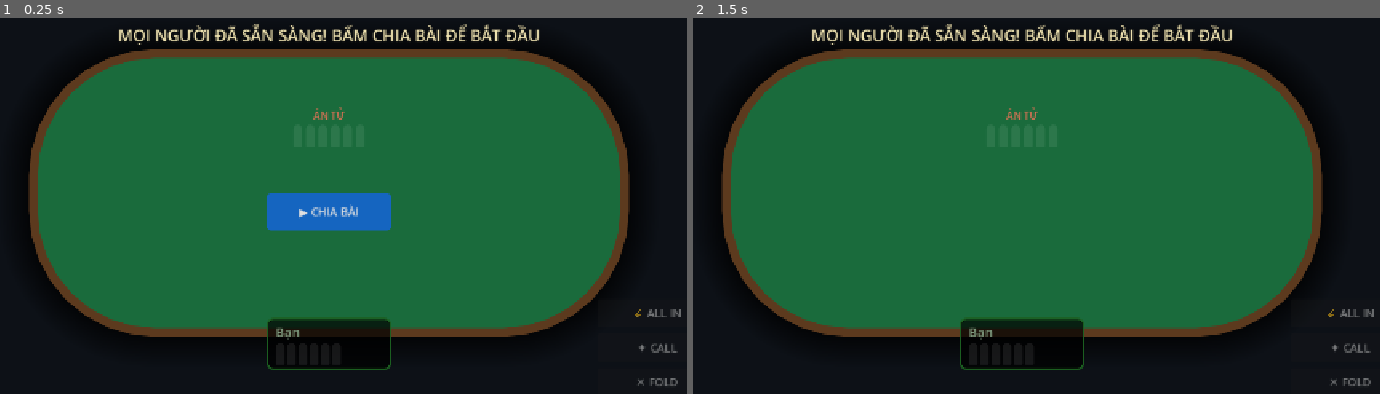
Above: before the commit, frames 1-2 (left to right).
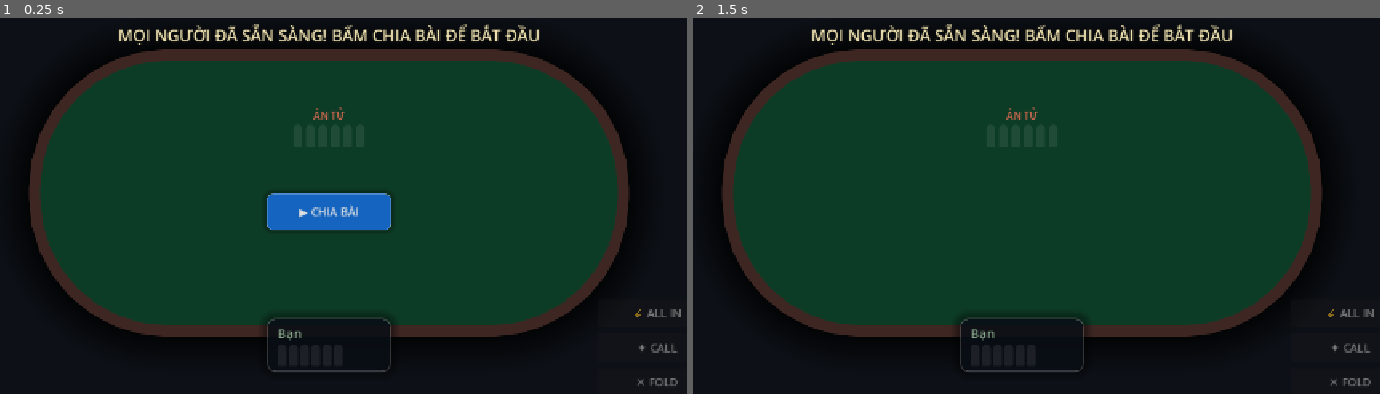
Above: after the commit, the same moments.

Repository: tquoc00/PokerGame
Game: Godot game, scene res://scenes/main/Table.tscn
The game is run twice, just before and just after one commit, with the same random seed, the same clock (stepped at 60 frames per second) and the same inputs. This scene is started directly instead of the project's main scene.
Inputs (mouse positions are in pixels of both pictures, inside the frame that each line leads up to):
- Up to frame 1 (0.25 s): no input
- Up to frame 2 (1.5 s): click "▶ CHIA BÀI" at 0.5 s; tap Enter at 1.25 s; move the mouse to (1201, 172) at 1.27 s

The runs differ from the first frame. In frame 1, 59% of the frame differs, in the area x 4-92%, y 8-95%; in frame 2, 61%.
Error before the commit: Out of bounds get index '0' (on base: 'Array') (res://scripts/core/PokerGameManager.gd:247)
Error after the commit: Out of bounds get index '0' (on base: 'Array') (res://scripts/core/PokerGameManager.gd:270)

Commit message:
Complete graphical redesign with mahogany poker table, glassmorphism UI, neon active glow, and sci-fi glowing bullet meters

Diff:
--- a/scripts/core/PokerGameManager.gd
+++ b/scripts/core/PokerGameManager.gd
@@ -47,15 +47,15 @@
 	bg.set_anchors_preset(Control.PRESET_FULL_RECT)
 	add_child(bg)
 
-	# Table
+	# Table (Bàn chơi phong cách Premium Mahogany Wood)
 	var table_panel = Panel.new()
 	var ts = StyleBoxFlat.new()
-	ts.bg_color = Color("#1a6b3c")
-	ts.corner_radius_top_left = 200; ts.corner_radius_top_right = 200
-	ts.corner_radius_bottom_left = 200; ts.corner_radius_bottom_right = 200
-	ts.border_width_left = 14; ts.border_width_right = 14; ts.border_width_top = 14; ts.border_width_bottom = 14
-	ts.border_color = Color("#5c3a1e")
-	ts.shadow_size = 50; ts.shadow_color = Color(0, 0, 0, 0.7)
+	ts.bg_color = Color("#0d3c26") # Màu xanh lá đậm sang trọng của sòng bài
+	ts.corner_radius_top_left = 220; ts.corner_radius_top_right = 220
+	ts.corner_radius_bottom_left = 220; ts.corner_radius_bottom_right = 220
+	ts.border_width_left = 18; ts.border_width_right = 18; ts.border_width_top = 18; ts.border_width_bottom = 18
+	ts.border_color = Color("#3e2723") # Viền gỗ Mahogany đánh bóng
+	ts.shadow_size = 60; ts.shadow_color = Color(0, 0, 0, 0.75)
 	table_panel.add_theme_stylebox_override("panel", ts)
 	table_panel.size = Vector2(960, 460)
 	table_panel.position = Vector2(160, 130)
@@ -148,9 +148,12 @@
 func _create_player_ui(peer_id: int, p_name: String, pos: Vector2, accent: Color):
 	var panel = PanelContainer.new()
 	var ps = StyleBoxFlat.new()
-	ps.bg_color = Color(0, 0, 0, 0.7); ps.border_width_left = 3; ps.border_width_right = 3; ps.border_width_top = 3; ps.border_width_bottom = 3
-	ps.border_color = accent; ps.corner_radius_top_left = 10; ps.corner_radius_top_right = 10; ps.corner_radius_bottom_left = 10; ps.corner_radius_bottom_right = 10
-	ps.content_margin_left = 15; ps.content_margin_right = 15; ps.content_margin_top = 8; ps.content_margin_bottom = 8
+	ps.bg_color = Color(0.04, 0.06, 0.09, 0.8) # Glassmorphic dark blue
+	ps.border_width_left = 2; ps.border_width_right = 2; ps.border_width_top = 2; ps.border_width_bottom = 2
+	ps.border_color = Color(1, 1, 1, 0.12)
+	ps.corner_radius_top_left = 14; ps.corner_radius_top_right = 14; ps.corner_radius_bottom_left = 14; ps.corner_radius_bottom_right = 14
+	ps.content_margin_left = 18; ps.content_margin_right = 18; ps.content_margin_top = 10; ps.content_margin_bottom = 10
+	ps.shadow_size = 15; ps.shadow_color = Color(0, 0, 0, 0.4)
 	panel.add_theme_stylebox_override("panel", ps)
 	panel.position = pos
 	panel.size = Vector2(200, 80)
@@ -172,13 +175,29 @@
 
 	var total_b = 0
 	if NetworkManager.players.has(peer_id): total_b = NetworkManager.players[peer_id].total_bullets
-	_draw_bullets(hbox, total_b, Color("#ffc107"))
+	_draw_bullets(hbox, total_b, Color("#ffb300")) # Glow màu vàng đạn neon cực ngầu
 
 func _create_btn(text: String, color: Color) -> Button:
 	var btn = Button.new(); btn.text = text; btn.custom_minimum_size = Vector2(180, 45)
-	var s = StyleBoxFlat.new(); s.bg_color = color; s.corner_radius_top_left = 8; s.corner_radius_top_right = 8; s.corner_radius_bottom_left = 8; s.corner_radius_bottom_right = 8
-	var h = s.duplicate(); h.bg_color = color.lightened(0.15)
-	btn.add_theme_stylebox_override("normal", s); btn.add_theme_stylebox_override("hover", h); btn.add_theme_font_size_override("font_size", 18)
+	var s = StyleBoxFlat.new(); s.bg_color = color
+	s.border_width_left = 1; s.border_width_right = 1; s.border_width_top = 1; s.border_width_bottom = 1
+	s.border_color = Color(1, 1, 1, 0.15)
+	s.corner_radius_top_left = 10; s.corner_radius_top_right = 10; s.corner_radius_bottom_left = 10; s.corner_radius_bottom_right = 10
+	s.shadow_size = 8; s.shadow_color = Color(0, 0, 0, 0.3)
+
+	var h = s.duplicate()
+	h.bg_color = color.lightened(0.12)
+	h.border_color = Color(1, 1, 1, 0.3)
+	h.shadow_size = 12; h.shadow_color = color
+	h.shadow_color.a = 0.2
+
+	var p = s.duplicate()
+	p.bg_color = color.darkened(0.15)
+
+	btn.add_theme_stylebox_override("normal", s)
+	btn.add_theme_stylebox_override("hover", h)
+	btn.add_theme_stylebox_override("pressed", p)
+	btn.add_theme_font_size_override("font_size", 18)
 	return btn
 
 func _draw_bullets(container: HBoxContainer, count: int, color: Color):
@@ -188,8 +207,12 @@
 		var s = StyleBoxFlat.new(); s.corner_radius_top_left = 8; s.corner_radius_top_right = 8; s.corner_radius_bottom_left = 2; s.corner_radius_bottom_right = 2
 		if i < count:
 			s.bg_color = color
+			s.shadow_size = 6
+			s.shadow_color = color
+			s.shadow_color.a = 0.35 # Hiệu ứng phát sáng dạ quang neon
 		else:
 			s.bg_color = Color(1, 1, 1, 0.08)
+			s.shadow_size = 0
 		bullet.add_theme_stylebox_override("panel", s)
 		container.add_child(bullet)
 
@@ -408,9 +431,17 @@
 	for pid in player_panels:
 		var ps = player_panels[pid].panel.get_theme_stylebox("panel") as StyleBoxFlat
 		if pid == turn_id:
-			ps.border_color = Color.GREEN
+			# Viền phát sáng neon cực đẹp khi tới lượt!
+			ps.border_color = Color("#00e676") # Neon Green
+			ps.shadow_size = 20
+			ps.shadow_color = Color(0, 0.9, 0.46, 0.35)
 		else:
-			ps.border_color = Color("#b71c1c") if pid != multiplayer.get_unique_id() else Color("#1b5e20")
+			var is_me = (pid == multiplayer.get_unique_id())
+			ps.border_color = Color("#1b5e20") if is_me else Color("#b71c1c")
+			ps.border_color = ps.border_color.darkened(0.2)
+			ps.border_color.a = 0.4
+			ps.shadow_size = 8
+			ps.shadow_color = Color(0, 0, 0, 0.4)
 
 	if turn_id == multiplayer.get_unique_id():
 		info_label.text = "LƯỢT CỦA BẠN!"
--- a/scripts/ui/MainMenu.gd
+++ b/scripts/ui/MainMenu.gd
@@ -7,28 +7,49 @@
 var start_btn: Button
 
 func _ready():
-	# Xóa UI cũ
+	# Xóa UI cũ (giữ lại background nếu có)
 	for c in get_children():
 		if c.name != "ColorRect" and c.name != "Title" and c.name != "Subtitle":
 			c.queue_free()
 
-	# --- Màn hình chọn ---
+	# --- THIẾT KẾ PHONG CÁCH GLASSMORPHISM SIÊU CAO CẤP ---
+	var input_normal = StyleBoxFlat.new()
+	input_normal.bg_color = Color(1, 1, 1, 0.04)
+	input_normal.border_width_left = 1; input_normal.border_width_right = 1; input_normal.border_width_top = 1; input_normal.border_width_bottom = 1
+	input_normal.border_color = Color(1, 1, 1, 0.12)
+	input_normal.corner_radius_top_left = 8; input_normal.corner_radius_top_right = 8; input_normal.corner_radius_bottom_left = 8; input_normal.corner_radius_bottom_right = 8
+	input_normal.content_margin_left = 15; input_normal.content_margin_right = 15
+
+	var input_focus = input_normal.duplicate()
+	input_focus.bg_color = Color(1, 1, 1, 0.07)
+	input_focus.border_color = Color("#00b0ff") # Neon Blue
+	input_focus.shadow_size = 10
+	input_focus.shadow_color = Color(0, 0.69, 1.0, 0.25)
+
+	# Root CenterContainer giúp toàn bộ UI tự động cân giữa hoàn hảo trên mọi kích thước màn hình
+	var center_root = CenterContainer.new()
+	center_root.set_anchors_preset(Control.PRESET_FULL_RECT)
+	add_child(center_root)
+
 	var center = VBoxContainer.new()
-	center.position = Vector2(440, 320)
-	center.size = Vector2(400, 300)
+	center.custom_minimum_size = Vector2(400, 280)
 	center.add_theme_constant_override("separation", 20)
-	add_child(center)
+	center_root.add_child(center)
 
 	username_input = LineEdit.new()
 	username_input.placeholder_text = "Tên của bạn..."
-	username_input.add_theme_font_size_override("font_size", 24)
+	username_input.add_theme_font_size_override("font_size", 20)
 	username_input.alignment = HORIZONTAL_ALIGNMENT_CENTER
+	username_input.add_theme_stylebox_override("normal", input_normal)
+	username_input.add_theme_stylebox_override("focus", input_focus)
 	center.add_child(username_input)
 
 	ip_input = LineEdit.new()
 	ip_input.placeholder_text = "Nhập IP để Join (để trống nếu Host)"
-	ip_input.add_theme_font_size_override("font_size", 24)
+	ip_input.add_theme_font_size_override("font_size", 20)
 	ip_input.alignment = HORIZONTAL_ALIGNMENT_CENTER
+	ip_input.add_theme_stylebox_override("normal", input_normal)
+	ip_input.add_theme_stylebox_override("focus", input_focus)
 	center.add_child(ip_input)
 
 	var hbox = HBoxContainer.new()
@@ -36,10 +57,7 @@
 	hbox.alignment = BoxContainer.ALIGNMENT_CENTER
 	center.add_child(hbox)
 
-	var btn_host = Button.new()
-	btn_host.text = "TẠO PHÒNG (HOST)"
-	btn_host.custom_minimum_size = Vector2(180, 60)
-	btn_host.add_theme_font_size_override("font_size", 20)
+	var btn_host = _create_fancy_btn("TẠO PHÒNG (HOST)", Color("#1565c0"))
 	btn_host.pressed.connect(_on_host)
 
 	if OS.has_feature("web"):
@@ -49,50 +67,77 @@
 
 	hbox.add_child(btn_host)
 
-	var btn_join = Button.new()
-	btn_join.text = "THAM GIA (JOIN)"
-	btn_join.custom_minimum_size = Vector2(180, 60)
-	btn_join.add_theme_font_size_override("font_size", 20)
+	var btn_join = _create_fancy_btn("THAM GIA (JOIN)", Color("#2e7d32"))
 	btn_join.pressed.connect(_on_join)
 	hbox.add_child(btn_join)
 
-	# --- Màn hình Lobby (Ẩn lúc đầu) ---
+	# --- Màn hình Lobby ---
 	lobby_panel = Panel.new()
 	var ps = StyleBoxFlat.new()
-	ps.bg_color = Color(0, 0, 0, 0.8)
-	ps.corner_radius_top_left = 15; ps.corner_radius_top_right = 15
-	ps.corner_radius_bottom_left = 15; ps.corner_radius_bottom_right = 15
+	ps.bg_color = Color(0.04, 0.06, 0.09, 0.9) # Dark translucent blue
+	ps.border_width_left = 1; ps.border_width_right = 1; ps.border_width_top = 1; ps.border_width_bottom = 1
+	ps.border_color = Color(1, 1, 1, 0.18)
+	ps.corner_radius_top_left = 18; ps.corner_radius_top_right = 18; ps.corner_radius_bottom_left = 18; ps.corner_radius_bottom_right = 18
+	ps.shadow_size = 40; ps.shadow_color = Color(0, 0, 0, 0.7)
 	lobby_panel.add_theme_stylebox_override("panel", ps)
-	lobby_panel.size = Vector2(500, 400)
-	lobby_panel.position = Vector2(390, 250)
+	lobby_panel.custom_minimum_size = Vector2(480, 380)
 	lobby_panel.hide()
-	add_child(lobby_panel)
+
+	var lobby_center = CenterContainer.new()
+	lobby_center.set_anchors_preset(Control.PRESET_FULL_RECT)
+	lobby_center.mouse_filter = Control.MOUSE_FILTER_IGNORE
+	add_child(lobby_center)
+	lobby_center.add_child(lobby_panel)
+
+	var lobby_vbox = VBoxContainer.new()
+	lobby_vbox.set_anchors_preset(Control.PRESET_FULL_RECT)
+	lobby_vbox.add_theme_constant_override("separation", 20)
+	lobby_vbox.alignment = BoxContainer.ALIGNMENT_CENTER
+	lobby_panel.add_child(lobby_vbox)
 
 	var lbl = Label.new()
 	lbl.text = "ĐANG CHỜ NGƯỜI CHƠI..."
 	lbl.add_theme_font_size_override("font_size", 24)
 	lbl.horizontal_alignment = HORIZONTAL_ALIGNMENT_CENTER
-	lbl.position = Vector2(0, 20)
-	lbl.size = Vector2(500, 40)
-	lobby_panel.add_child(lbl)
+	lobby_vbox.add_child(lbl)
 
 	players_vbox = VBoxContainer.new()
-	players_vbox.position = Vector2(50, 80)
-	players_vbox.size = Vector2(400, 200)
-	lobby_panel.add_child(players_vbox)
+	players_vbox.alignment = BoxContainer.ALIGNMENT_CENTER
+	players_vbox.add_theme_constant_override("separation", 10)
+	lobby_vbox.add_child(players_vbox)
 
-	start_btn = Button.new()
-	start_btn.text = "BẮT ĐẦU GAME"
-	start_btn.add_theme_font_size_override("font_size", 24)
-	start_btn.position = Vector2(100, 320)
-	start_btn.size = Vector2(300, 50)
+	start_btn = _create_fancy_btn("BẮT ĐẦU GAME", Color("#ff8f00"))
+	start_btn.custom_minimum_size = Vector2(320, 55)
 	start_btn.pressed.connect(_on_start_game)
 	start_btn.hide()
-	lobby_panel.add_child(start_btn)
+	lobby_vbox.add_child(start_btn)
 
 	NetworkManager.player_list_changed.connect(_update_lobby)
 	multiplayer.connection_failed.connect(_on_connection_error)
 	multiplayer.server_disconnected.connect(_on_server_died)
+
+func _create_fancy_btn(text: String, color: Color) -> Button:
+	var btn = Button.new(); btn.text = text; btn.custom_minimum_size = Vector2(180, 50)
+	var s = StyleBoxFlat.new(); s.bg_color = color
+	s.border_width_left = 1; s.border_width_right = 1; s.border_width_top = 1; s.border_width_bottom = 1
+	s.border_color = Color(1, 1, 1, 0.15)
+	s.corner_radius_top_left = 10; s.corner_radius_top_right = 10; s.corner_radius_bottom_left = 10; s.corner_radius_bottom_right = 10
+	s.shadow_size = 10; s.shadow_color = Color(0, 0, 0, 0.3)
+
+	var h = s.duplicate()
+	h.bg_color = color.lightened(0.12)
+	h.border_color = Color(1, 1, 1, 0.3)
+	h.shadow_size = 15; h.shadow_color = color
+	h.shadow_color.a = 0.2
+
+	var p = s.duplicate()
+	p.bg_color = color.darkened(0.15)
+
+	btn.add_theme_stylebox_override("normal", s)
+	btn.add_theme_stylebox_override("hover", h)
+	btn.add_theme_stylebox_override("pressed", p)
+	btn.add_theme_font_size_override("font_size", 18)
+	return btn
 
 func _on_connection_error():
 	var lbl = lobby_panel.get_child(0) as Label
